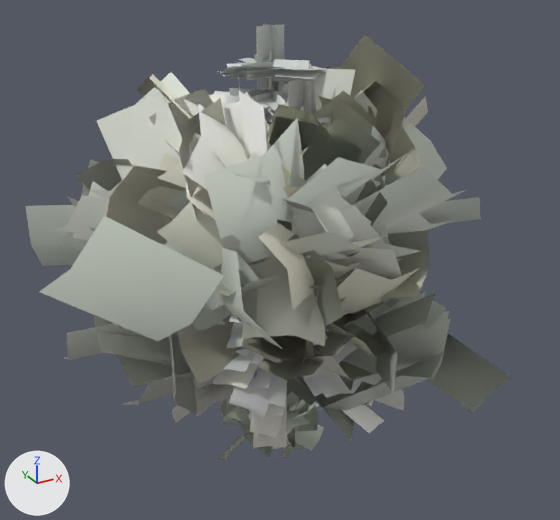
Renders of the glTF model assets/forest_pbr/trees.glb from each side of a commit.
Both versions are drawn from a 50 mm lens placed at (-5.03, -9.36, 7.85), pointed at (0.22, 0.18, 3.08). Arrows for +X, +Y and +Z are at lower left; the lights stay in place. The older version comes first. Objects named as collision shapes, trigger or cutter boxes, shadow casters or lower levels of detail are left out.

Objects in the first picture: 'beech_a_lod0', 'beech_b_lod0', 'bush_a_lod0', 'oak_a_lod0', 'oak_b_lod0', 'oak_c_lod0', 'pine_a_lod0', 'pine_b_lod0', 'pine_c_lod0' and 1 more.
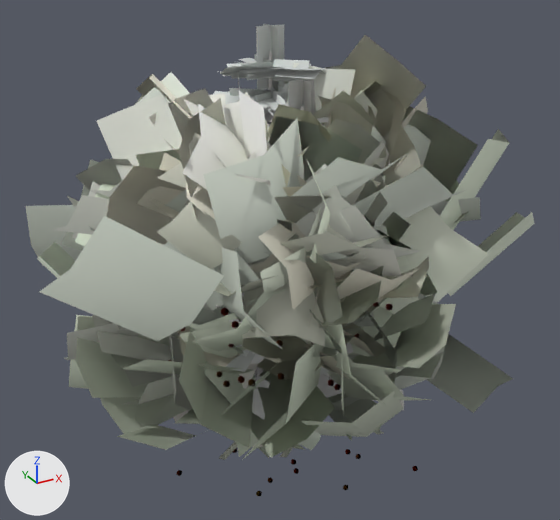
Location of each change, (x1, y1, x2, y2) in pixels of the pictures (560 x 520 px):
'apple_a_lod0', added: after (76, 91, 489, 496)
    faces in mat_canopy: (76, 91, 489, 458)
    faces in mat_fruit: (180, 302, 379, 496)
'apple_b_lod0', added (mostly hidden): after (37, 106, 535, 490)
    faces in mat_canopy: (37, 106, 535, 461)
    faces in mat_fruit: (168, 304, 418, 490)
'pine_c_lod0', unchanged, covered by the edit: before (172, 262, 404, 448); after (173, 262, 404, 448)
'bush_a_lod0', unchanged, covered by the edit: before (218, 389, 324, 458); after (258, 431, 321, 458)

The change, as a list of edits to the scene's bpy script:
```text
Add mat_fruit:
    mat_fruit = bpy.data.materials.new('fruit')
    # nodes: BsdfPrincipled, Mix, OutputMaterial, VertexColor
    # colours: white #e7e7e7, mixed with the vertex colours
Add me_apple_b_lod0:
    me_apple_b_lod0.from_pydata(...)  # 1939 vertices, 2983 faces; spans x -3.26..3.27, y -2.93..3.89, z -0.02..5.54
    # faces by material slot: [1007, 248, 1728]
    me_apple_b_lod0.materials.append(mat_bark_oak)
    me_apple_b_lod0.materials.append(mat_canopy)
    me_apple_b_lod0.materials.append(mat_fruit)
Add me_apple_a_lod0:
    me_apple_a_lod0.from_pydata(...)  # 1998 vertices, 3125 faces; spans x -3.13..2.91, y -3.02..2.55, z -0.02..5.5
    # faces by material slot: [833, 240, 2052]
    me_apple_a_lod0.materials.append(mat_bark_oak)
    me_apple_a_lod0.materials.append(mat_canopy)
    me_apple_a_lod0.materials.append(mat_fruit)
Add ob_apple_b_lod0:
    ob_apple_b_lod0 = bpy.data.objects.new('apple_b_lod0', me_apple_b_lod0)
    ob_apple_b_lod0.location = (0.0, 0.0, 0.0)
Add ob_apple_a_lod0:
    ob_apple_a_lod0 = bpy.data.objects.new('apple_a_lod0', me_apple_a_lod0)
    ob_apple_a_lod0.location = (0.0, 0.0, 0.0)
```
